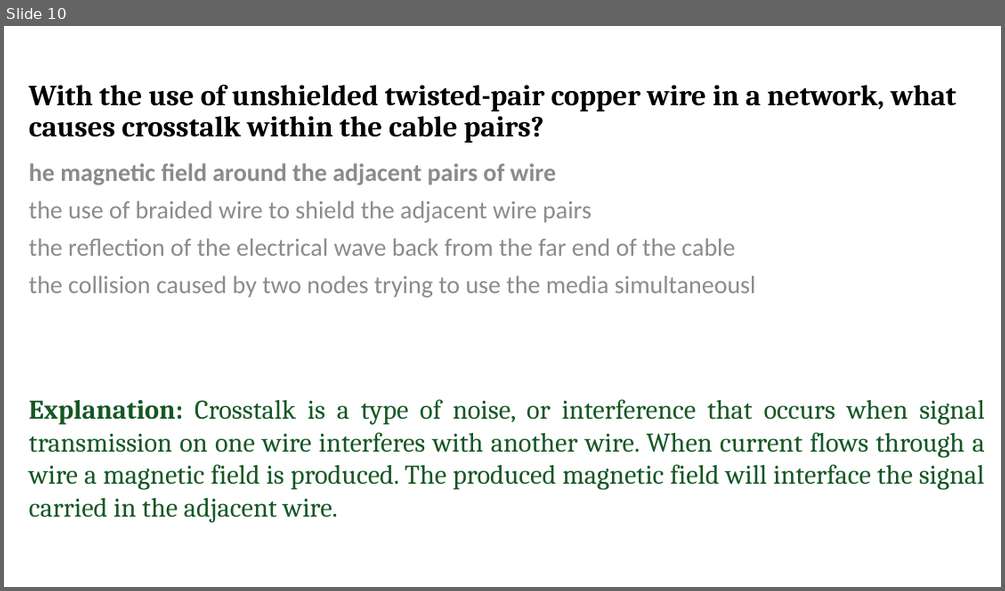
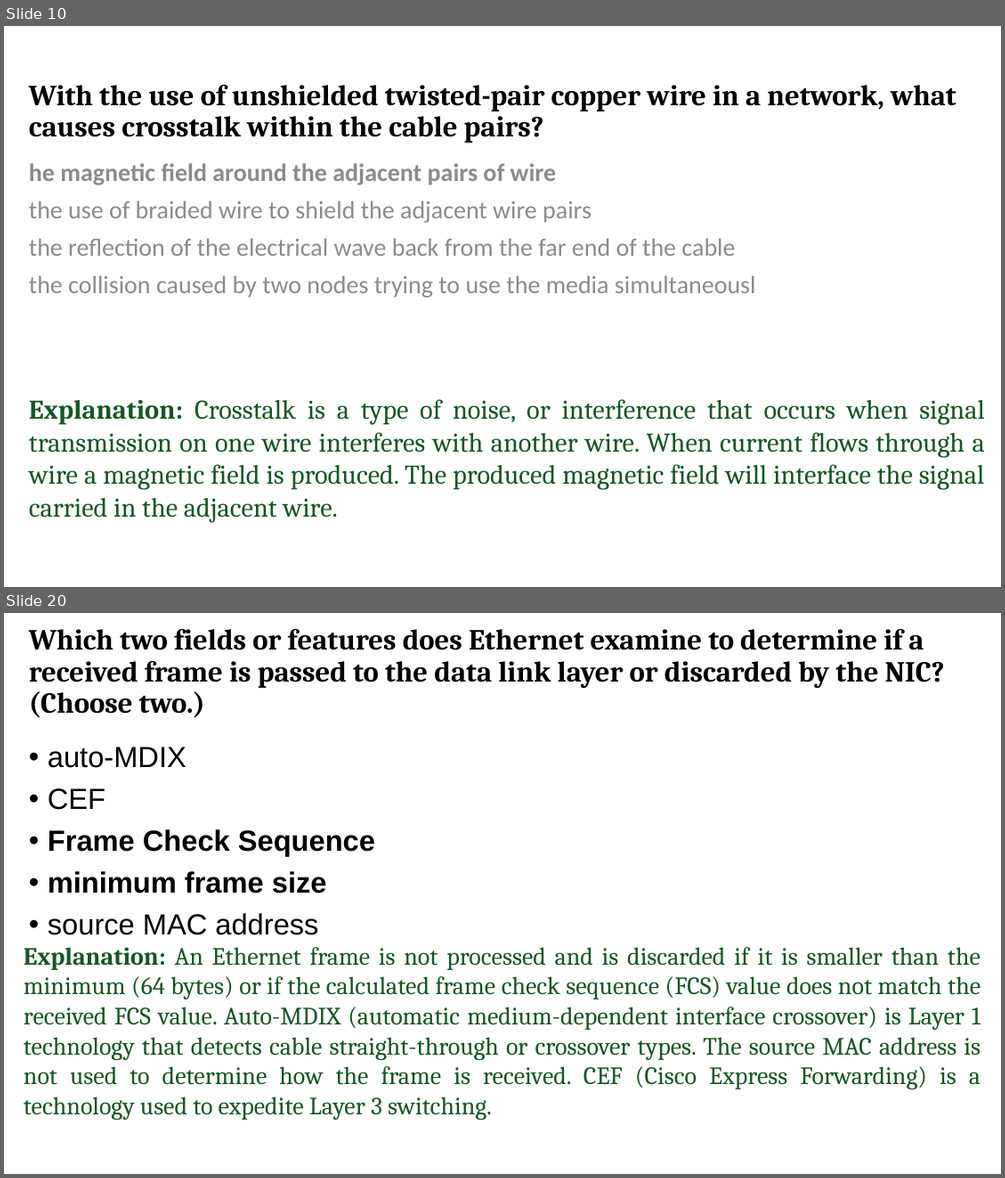
Before and after one commit to narsiimha/CCNA, a slide deck: PPT/QA/Module4-7.pptx. Shown one above the other, each under a label of ours: slide 10 before the commit, slides 10 and 20 after it; the slides between them are not shown. The pictures are 1005x591 and 1005x1178 pixels, drawn with LibreOffice and Linux fonts; fonts in the diff are those of the drawing. Boxes give left, top, right and bottom in pixels: in the first picture for what was removed or moved away, otherwise in the second. Text is boxed around its words. In the diff, an @@ line names an element or a change of style, - is before the commit and + after.

```diff
--- a/PPT/QA/Module4-7.pptx
+++ b/PPT/QA/Module4-7.pptx
@@ slide 20 added at bbox=[4, 613, 1001, 1174], background #FFFFFF @@
@@ title added at bbox=[29, 629, 945, 718], 28 pt, text #000000, bold @@
+Which two fields or features does Ethernet examine to determine if a received frame is passed to the data link layer or discarded by the NIC? (Choose two.)
@@ text added at bbox=[48, 747, 375, 935], 28 pt, text #000000, bold @@
+• auto-MDIX
+• CEF
+• Frame Check Sequence
+• minimum frame size
+• source MAC address
@@ text added at bbox=[24, 947, 980, 1119], 24 pt, text #155724 @@
+Explanation: An Ethernet frame is not processed and is discarded if it is smaller than the minimum (64 bytes) or if the calculated frame check sequence (FCS) value does not match the received FCS value. Auto-MDIX (automatic medium-dependent interface crossover) is Layer 1 technology that detects cable straight-through or crossover types. The source MAC address is not used to determine how the frame is received. CEF (Cisco Express Forwarding) is a technology used to expedite Layer 3 switching.
```
Also in this commit, not shown: 9 other slides changed, 60 other slides added, 1 other file.
